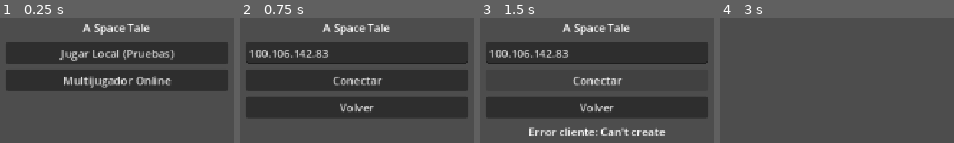
Above: before the commit, frames 1-4 (left to right).
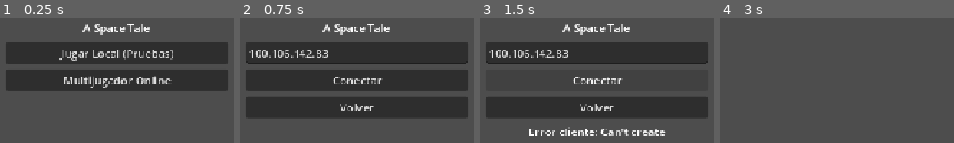
Above: after the commit, the same moments.

Repository: Khaled-Martivill/A-Space-Tale
Game: Godot game, scene res://scenes/main_menu.tscn
Two runs of this game, one before a commit and one after it. Both use one fixed random seed, a clock stepped at 60 frames per second and the inputs below. The engine's default icon, where the game draws it, is replaced by a stand-in: a white triangle on a blue panel in a dark square.
Inputs:
- Up to frame 1 (0.25 s): no input
- Up to frame 2 (0.75 s): click "Multijugador Online" at 0.5 s
- Up to frame 3 (1.5 s): click "Conectar" at 1.25 s
- Up to frame 4 (3 s): click "Volver" at 2 s; click "Jugar Local (Pruebas)" at 2.75 s

The runs differ from the first frame. In frame 1, 3.4% of the frame differs, in the area x 25-75%, y 4-56%; in frame 2, 2.3%; in frame 3, 3.5%, in the area x 3-80%, y 4-95%; in frame 4, nothing differs.

Commit message:
Agregado movimiento del jugador

Diff:
--- a/project.godot
+++ b/project.godot
@@ -10,11 +10,14 @@
 
 [application]
 
+config/name="A Space Tale V1"
 run/main_scene="res://scenes/main_menu.tscn"
-
-config/name="A Space Tale V1"
 config/features=PackedStringArray("4.7", "Forward Plus")
 config/icon="res://icon.svg"
+
+[autoload]
+
+Network="*res://scripts/network.gd"
 
 [display]
 
@@ -50,8 +53,5 @@
 
 [rendering]
 
+textures/canvas_textures/default_texture_filter=0
 rendering_device/driver.windows="d3d12"
-
-[autoload]
-
-Network="*res://scripts/network.gd"
--- a/scenes/main_menu.tscn
+++ b/scenes/main_menu.tscn
@@ -1,15 +1,17 @@
-[gd_scene load_steps=2 format=3]
+[gd_scene format=3 uid="uid://du16oja1os1gp"]
 
-[ext_resource type="Script" path="res://scripts/main_menu.gd" id="1_menu"]
+[ext_resource type="Script" uid="uid://d1av3vwq4tf2u" path="res://scripts/main_menu.gd" id="1_menu"]
 
-[node name="MainMenu" type="Control"]
+[node name="MainMenu" type="Control" unique_id=735006890]
 layout_mode = 3
 anchors_preset = 15
 anchor_right = 1.0
 anchor_bottom = 1.0
+grow_horizontal = 2
+grow_vertical = 2
 script = ExtResource("1_menu")
 
-[node name="CenterBox" type="VBoxContainer" parent="."]
+[node name="CenterBox" type="VBoxContainer" parent="." unique_id=1307490383]
 layout_mode = 1
 anchors_preset = 8
 anchor_left = 0.5
@@ -20,43 +22,45 @@
 offset_top = -90.0
 offset_right = 160.0
 offset_bottom = 90.0
+grow_horizontal = 2
+grow_vertical = 2
 theme_override_constants/separation = 10
 
-[node name="TitleLabel" type="Label" parent="CenterBox"]
+[node name="TitleLabel" type="Label" parent="CenterBox" unique_id=293099837]
 layout_mode = 2
 text = "A Space Tale"
 horizontal_alignment = 1
 
-[node name="ModeSelectBox" type="VBoxContainer" parent="CenterBox"]
+[node name="ModeSelectBox" type="VBoxContainer" parent="CenterBox" unique_id=90614019]
 layout_mode = 2
 theme_override_constants/separation = 8
 
-[node name="LocalButton" type="Button" parent="CenterBox/ModeSelectBox"]
+[node name="LocalButton" type="Button" parent="CenterBox/ModeSelectBox" unique_id=1019589425]
 layout_mode = 2
 text = "Jugar Local (Pruebas)"
 
-[node name="OnlineMenuButton" type="Button" parent="CenterBox/ModeSelectBox"]
+[node name="OnlineMenuButton" type="Button" parent="CenterBox/ModeSelectBox" unique_id=1889360165]
 layout_mode = 2
 text = "Multijugador Online"
 
-[node name="OnlineBox" type="VBoxContainer" parent="CenterBox"]
+[node name="OnlineBox" type="VBoxContainer" parent="CenterBox" unique_id=6602185]
 visible = false
 layout_mode = 2
 theme_override_constants/separation = 8
 
-[node name="IPInput" type="LineEdit" parent="CenterBox/OnlineBox"]
+[node name="IPInput" type="LineEdit" parent="CenterBox/OnlineBox" unique_id=873625772]
 layout_mode = 2
 text = "100.106.142.83"
 placeholder_text = "IP Tailscale (100.x.y.z)"
 
-[node name="ConnectButton" type="Button" parent="CenterBox/OnlineBox"]
+[node name="ConnectButton" type="Button" parent="CenterBox/OnlineBox" unique_id=25449955]
 layout_mode = 2
 text = "Conectar"
 
-[node name="BackButton" type="Button" parent="CenterBox/OnlineBox"]
+[node name="BackButton" type="Button" parent="CenterBox/OnlineBox" unique_id=894949744]
 layout_mode = 2
 text = "Volver"
 
-[node name="StatusLabel" type="Label" parent="CenterBox/OnlineBox"]
+[node name="StatusLabel" type="Label" parent="CenterBox/OnlineBox" unique_id=1263279132]
 layout_mode = 2
 horizontal_alignment = 1
--- a/scenes/player.tscn
+++ b/scenes/player.tscn
@@ -1,28 +1,27 @@
-[gd_scene load_steps=5 format=3]
+[gd_scene format=3 uid="uid://csvdmystn33bc"]
 
-[ext_resource type="Script" path="res://scripts/player.gd" id="1_player"]
-[ext_resource type="Texture2D" uid="uid://cgod1lvmyag5m" path="res://icon.svg" id="2_icon"]
+[ext_resource type="Script" uid="uid://jitquns3h260" path="res://scripts/player.gd" id="1_player"]
+[ext_resource type="Texture2D" uid="uid://c3175xy77eajb" path="res://scenes/sprites/Untitled.png" id="2_g2els"]
 
 [sub_resource type="RectangleShape2D" id="RectangleShape2D_1"]
-size = Vector2(127, 128)
+size = Vector2(12, 18)
 
 [sub_resource type="SceneReplicationConfig" id="SceneReplicationConfig_1"]
 properties/0/path = NodePath(".:position")
 properties/0/spawn = true
 properties/0/replication_mode = 1
 
-[node name="Player" type="CharacterBody2D"]
+[node name="Player" type="CharacterBody2D" unique_id=2046756467]
 script = ExtResource("1_player")
 
-[node name="Sprite2D" type="Sprite2D" parent="."]
-position = Vector2(0, -1)
-texture = ExtResource("2_icon")
+[node name="Sprite2D" type="Sprite2D" parent="." unique_id=964137569]
+texture = ExtResource("2_g2els")
+hframes = 6
 
-[node name="CollisionShape2D" type="CollisionShape2D" parent="."]
-position = Vector2(-0.5, -2)
+[node name="CollisionShape2D" type="CollisionShape2D" parent="." unique_id=1337096258]
 shape = SubResource("RectangleShape2D_1")
 
-[node name="Camera2D" type="Camera2D" parent="."]
+[node name="Camera2D" type="Camera2D" parent="." unique_id=898277663]
 
-[node name="MultiplayerSynchronizer" type="MultiplayerSynchronizer" parent="."]
+[node name="MultiplayerSynchronizer" type="MultiplayerSynchronizer" parent="." unique_id=1866485713]
 replication_config = SubResource("SceneReplicationConfig_1")
--- a/scripts/player.gd
+++ b/scripts/player.gd
@@ -1,16 +1,34 @@
 extends CharacterBody2D
+@onready var sprite: Sprite2D = $Sprite2D
 
-const SPEED := 220.0
+const SPEED := 120.0
 
 func _enter_tree() -> void:
-    set_multiplayer_authority(name.to_int())
+	if name.is_valid_int():
+		set_multiplayer_authority(name.to_int())
 
 func _ready() -> void:
-    $Camera2D.enabled = is_multiplayer_authority()
+	$Camera2D.enabled = is_multiplayer_authority()
 
 func _physics_process(_delta: float) -> void:
-    if not is_multiplayer_authority():
-        return
-    var dir := Input.get_vector("Izquierda", "Derecha", "Arriba", "Abajo")
-    velocity = dir * SPEED
-    move_and_slide()
+	if not is_multiplayer_authority():
+		return
+	var dir := Input.get_vector("Izquierda", "Derecha", "Arriba", "Abajo")
+	velocity = dir * SPEED
+
+	if dir != Vector2.ZERO:
+
+
+		var tiempo := Time.get_ticks_msec() * 0.001
+		var saltito_freq := 20.0
+		var saltito_altura := 3.0
+		sprite.position.y = -abs(sin(tiempo * saltito_freq)) * saltito_altura
+		sprite.rotation = sin(tiempo * saltito_freq) * 0.15
+
+		if dir.x != 0:
+			sprite.flip_h = dir.x < 0
+	else:
+		sprite.position.y = move_toward(sprite.position.y, 0.0, 2.0)
+		sprite.rotation = move_toward(sprite.rotation, 0.0, 0.05)
+
+	move_and_slide()
Binary file added: scenes/sprites/Untitled.png
Not shown, added: scenes/sprites/Untitled.png.import
